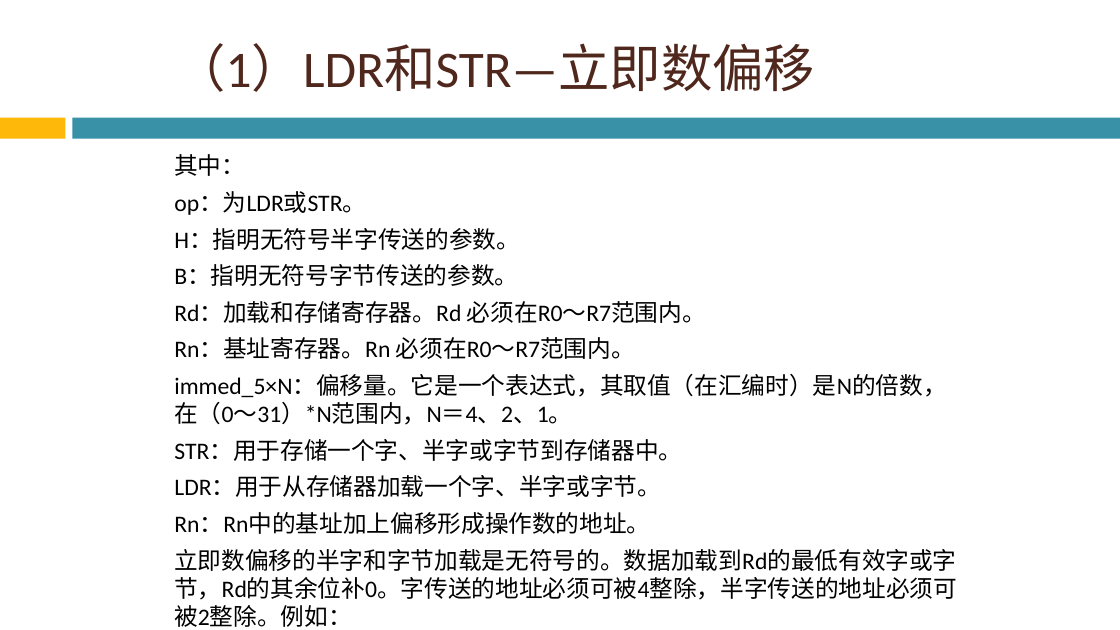
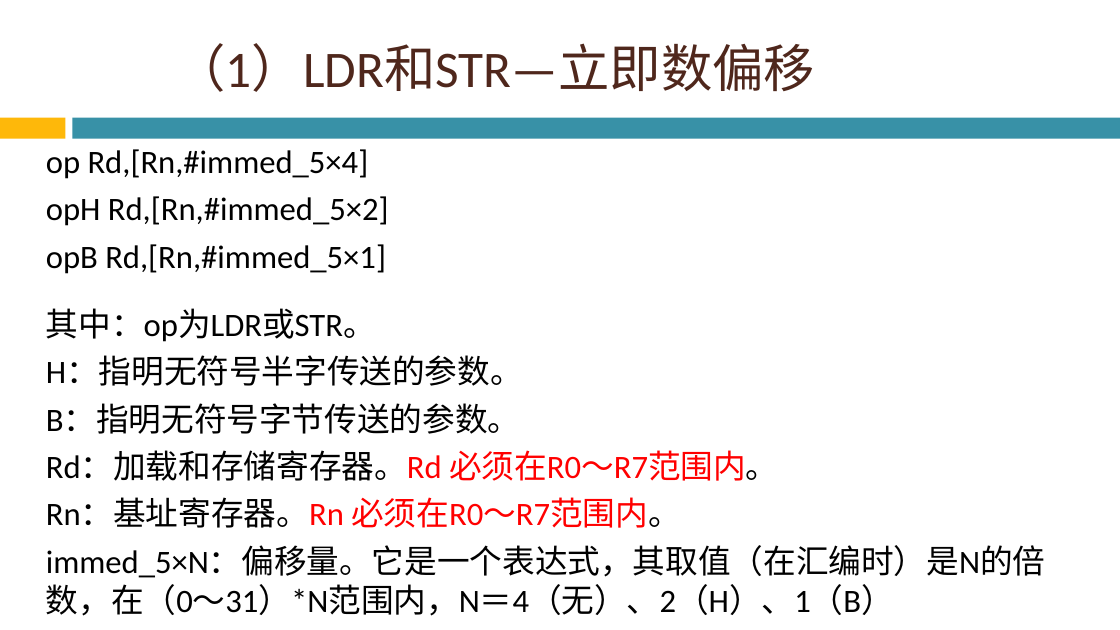
Before and after one commit to Chencao0928/ARM, a slide deck: slide 68 of 第3章 ARM指令系统/第3章 ARM指令系统.pptx (slide 67 before the commit). Drawn at 1120x630 pixels with LibreOffice and Linux fonts; fonts in the diff are those of the drawing; background and template pictures are left out. Boxes give left, top, right and bottom in pixels: in the first picture for what was removed or moved away, otherwise in the second. Text is boxed around its words. In the diff, an @@ line names an element or a change of style, - is before the commit and + after.

```diff
--- a/第3章 ARM指令系统/第3章 ARM指令系统.pptx
+++ b/第3章 ARM指令系统/第3章 ARM指令系统.pptx
@@ text "op Rd,[Rn,#immed_5×4]": place and size @@
-text "op Rd,[Rn,#immed_5×4]" at box(174, 154, 957, 627)
+text "op Rd,[Rn,#immed_5×4]" at box(46, 149, 1046, 616)
@@ text at box(46, 149, 389, 342): text changed; size 20.3 to 28 pt @@
-其中：
-op：为LDR或STR。
+op Rd,[Rn,#immed_5×4]
+opH Rd,[Rn,#immed_5×2]
+opB Rd,[Rn,#immed_5×1]
+其中：op为LDR或STR。
@@ text at box(46, 357, 778, 528): size 20.3 to 28 pt in "H：指明无符号半字传送的参数。", "B：指明无符号字节传送的参数。", "Rd：加载和存储寄存器。Rd 必须在R0～R7范围内。", "Rn：基址寄存器。Rn 必须在R0～R7范围内。"; text colour #000000 to #FF0000 in "Rd：加载和存储寄存器。Rd 必须在R0～R7范围内。", "Rn：基址寄存器。Rn 必须在R0～R7范围内。" @@
@@ text at box(46, 546, 1046, 616): text changed; size 20.3 to 28 pt @@
-immed_5×N：偏移量。它是一个表达式，其取值（在汇编时）是N的倍数，在（0～31）*N范围内，N＝4、2、1。
-STR：用于存储一个字、半字或字节到存储器中。
-LDR：用于从存储器加载一个字、半字或字节。
-Rn：Rn中的基址加上偏移形成操作数的地址。
-立即数偏移的半字和字节加载是无符号的。数据加载到Rd的最低有效字或字节，Rd的其余位补0。字传送的地址必须可被4整除，半字传送的地址必须可被2整除。例如：
+immed_5×N：偏移量。它是一个表达式，其取值（在汇编时）是N的倍数，在（0～31）*N范围内，N＝4（无）、2（H）、1（B）
```
Also in this commit, not shown: 62 other slides changed, 3 slides added.
